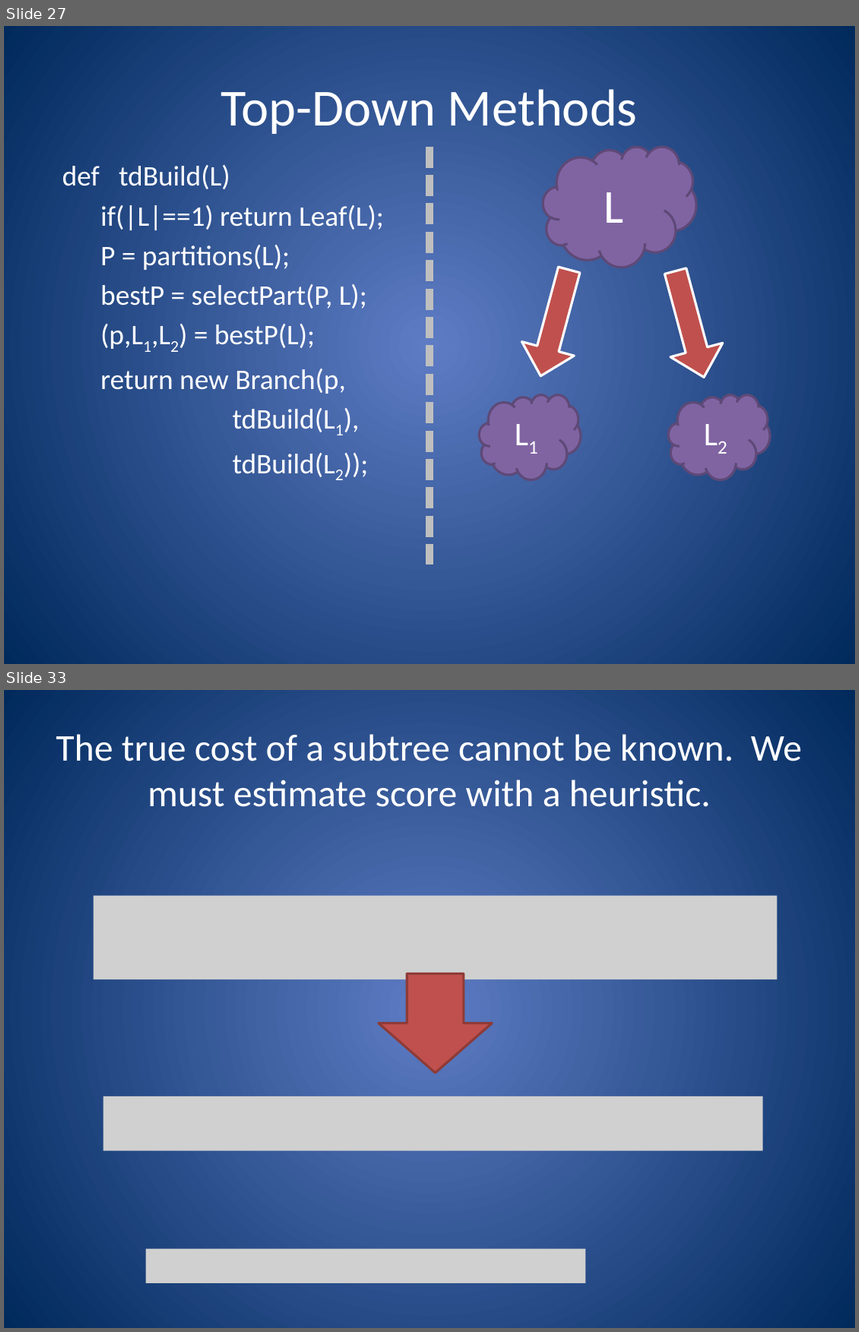
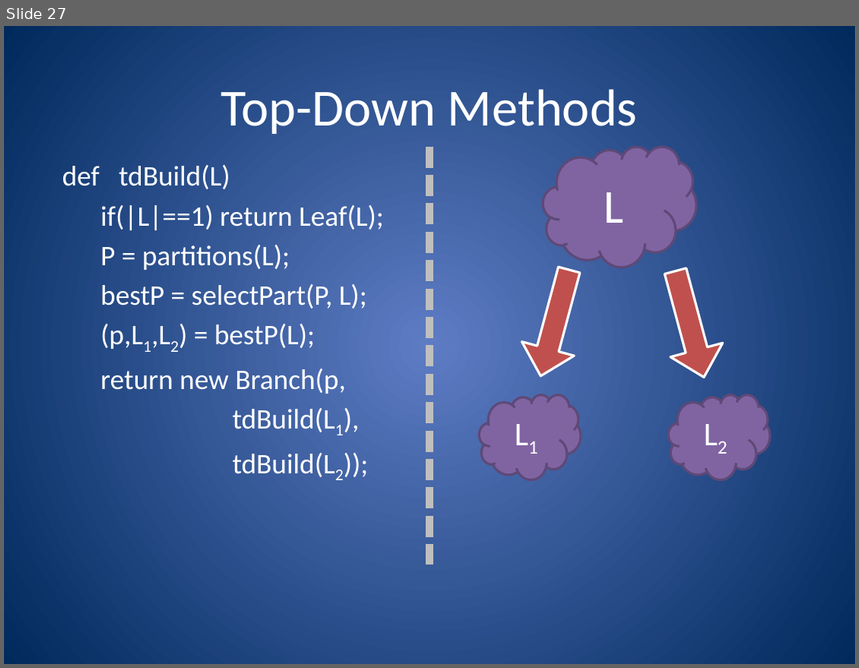
Before and after one commit to nfeltman/RayView, a slide deck: documentation/GroupMeetingPresentation.pptx. Shown one above the other, each under a label of ours: slides 27 and 33 before the commit, slide 27 after it; the slides between them are not shown. The pictures are 859x1332 and 859x668 pixels, drawn with LibreOffice and Linux fonts; fonts in the diff are those of the drawing; grey boxes stand for pictures. Boxes give left, top, right and bottom in pixels: in the first picture for what was removed or moved away, otherwise in the second. Text is boxed around its words. In the diff, an @@ line names an element or a change of style, - is before the commit and + after.

```diff
--- a/documentation/GroupMeetingPresentation.pptx
+++ b/documentation/GroupMeetingPresentation.pptx
@@ slide 33 removed at [4,690,855,1328], background gradient #5E7CC5 to #00295C @@
@@ title removed at [56,734,802,807] @@
-The true cost of a subtree cannot be known. We must estimate score with a heuristic.
@@ picture removed at [94,896,777,980] @@
@@ down arrow removed at [379,973,492,1073] @@
@@ picture removed at [104,1097,763,1151] @@
@@ picture removed at [146,1249,586,1284] @@
```
Also in this commit, not shown: 11 slides changed, 7 slides added, 2 other slides removed.
